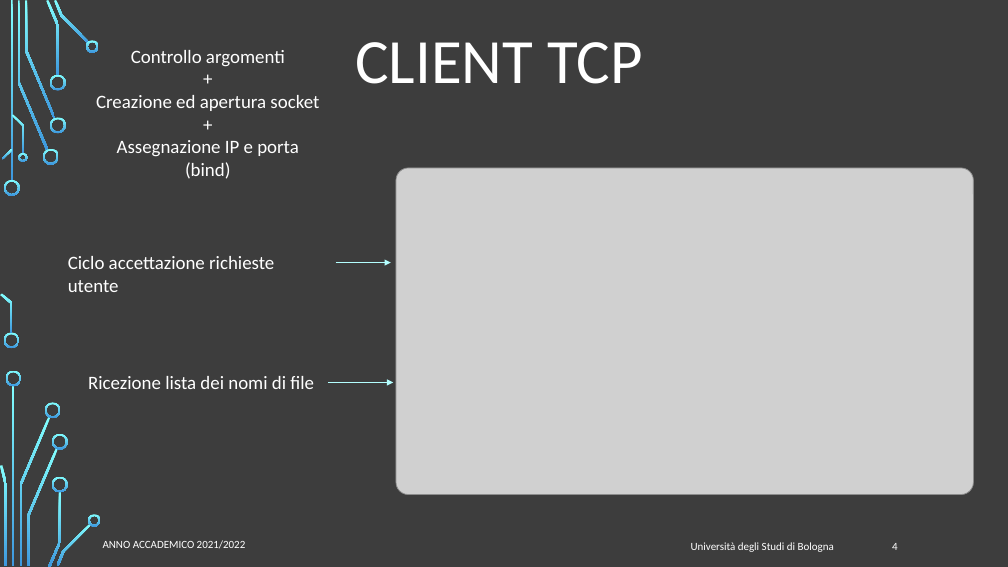
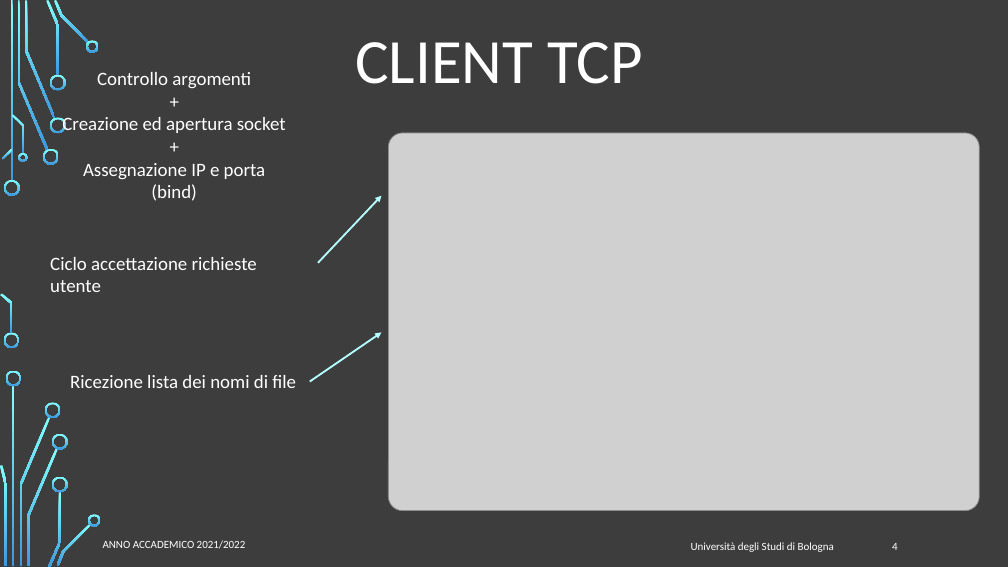
Before and after one commit to FlippaFloppa/Reti-di-Calcolatori-gruppo-Lore, a slide deck: slide 4 of Esercitazione_4/esercitazione4.pptx. Drawn at 1008x567 pixels with LibreOffice and Linux fonts; fonts in the diff are those of the drawing; grey boxes stand for pictures; background and template pictures are left out. Boxes give left, top, right and bottom in pixels: in the first picture for what was removed or moved away, otherwise in the second. Text is boxed around its words. In the diff, an @@ line names an element or a change of style, - is before the commit and + after.

```diff
--- a/Esercitazione_4/esercitazione4.pptx
+++ b/Esercitazione_4/esercitazione4.pptx
@@ text "Controllo argomenti": place and size @@
-text "Controllo argomenti" at (96,50,319,179)
+text "Controllo argomenti" at (62,72,286,201)
@@ picture: place and size @@
-picture at (396,168,974,495)
+picture at (389,133,980,511)
@@ arrow moved from (336, 262) - (391, 262) to (318, 263) - (382, 196) @@
@@ text "Ciclo accettazione richieste utente": place and size @@
-text "Ciclo accettazione richieste utente" at (68,256,274,292)
+text "Ciclo accettazione richieste utente" at (50,257,257,292)
@@ arrow moved from (328, 383) - (393, 383) to (310, 382) - (382, 333) @@
@@ text "Ricezione lista dei nomi di ...": place and size @@
-text "Ricezione lista dei nomi di ..." at (88,376,314,389)
+text "Ricezione lista dei nomi di ..." at (70,375,296,388)
```
Also in this commit, not shown: 3 other slides changed, 1 slide added.
